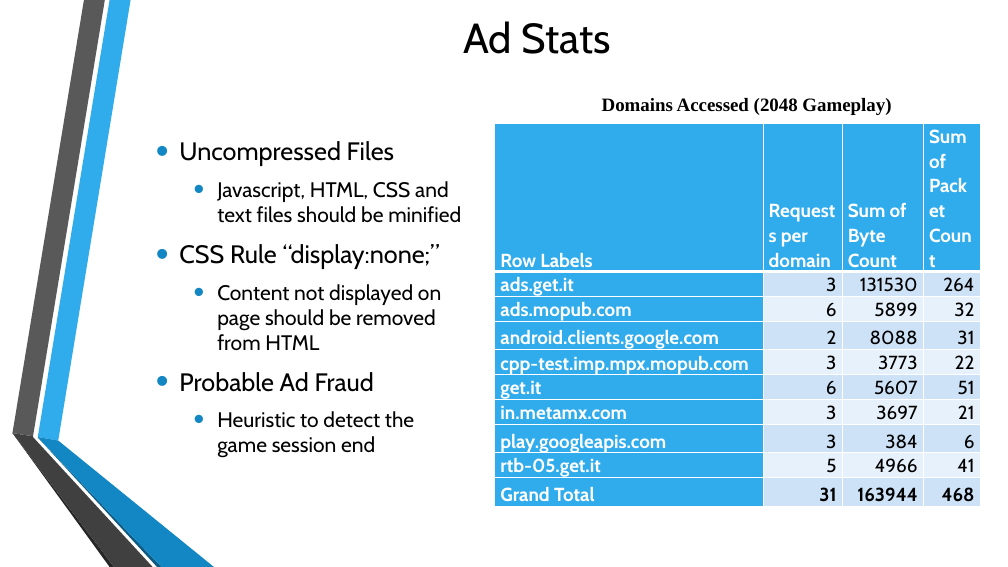
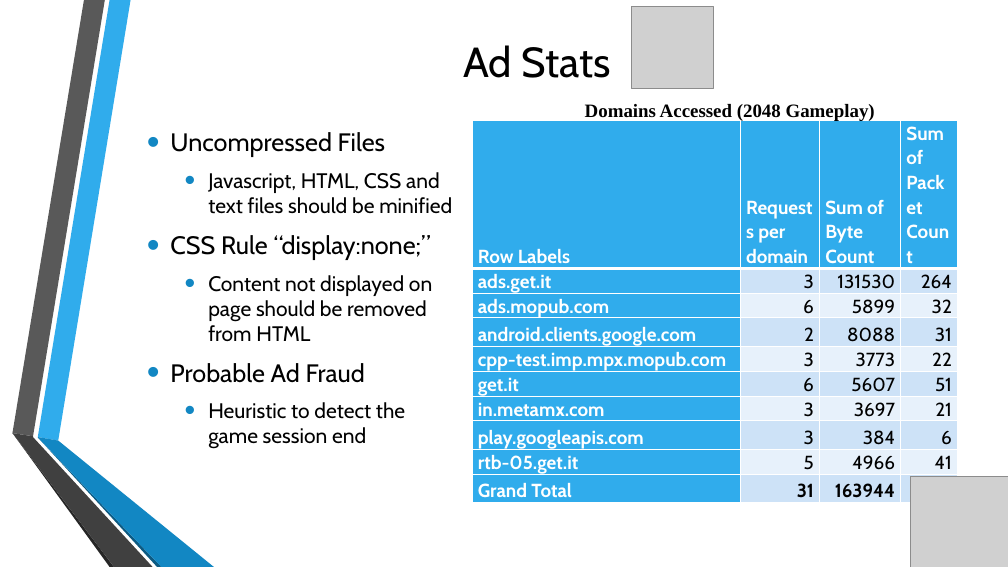
Before and after one commit to milindhg/Hunger_Games-Android_Games_Analysis, a slide deck: slide 23 of Final Report/Android Games Analysis Final Presentation1.pptx (slide 22 before the commit). Drawn at 1008x567 pixels with LibreOffice and Linux fonts; fonts in the diff are those of the drawing; grey boxes stand for pictures; background and template pictures are left out. Boxes give left, top, right and bottom in pixels: in the first picture for what was removed or moved away, otherwise in the second. Text is boxed around its words. In the diff, an @@ line names an element or a change of style, - is before the commit and + after.

```diff
--- a/Final Report/Android Games Analysis Final Presentation1.pptx
+++ b/Final Report/Android Games Analysis Final Presentation1.pptx
@@ title "Ad Stats": place and size @@
-title "Ad Stats" at <box>463,21,610,54</box>
+title "Ad Stats" at <box>463,45,610,78</box>
@@ picture added at <box>631,7,713,88</box> @@
@@ text "Uncompressed Files": place and size @@
-text "Uncompressed Files" at <box>179,141,461,458</box>
+text "Uncompressed Files" at <box>170,132,452,449</box>
@@ text "Domains Accessed (2048 Gameplay)": place and size @@
-text "Domains Accessed (2048 Gameplay)" at <box>602,98,891,115</box>
+text "Domains Accessed (2048 Gameplay)" at <box>585,104,875,122</box>
@@ table: place and size @@
-table at <box>495,124,980,506</box>
+table at <box>473,120,958,507</box>
@@ picture added at <box>910,477,1008,567</box> @@
```
Also in this commit, not shown: 25 other slides changed, 4 slides added, 3 slides removed, 1 other file.
